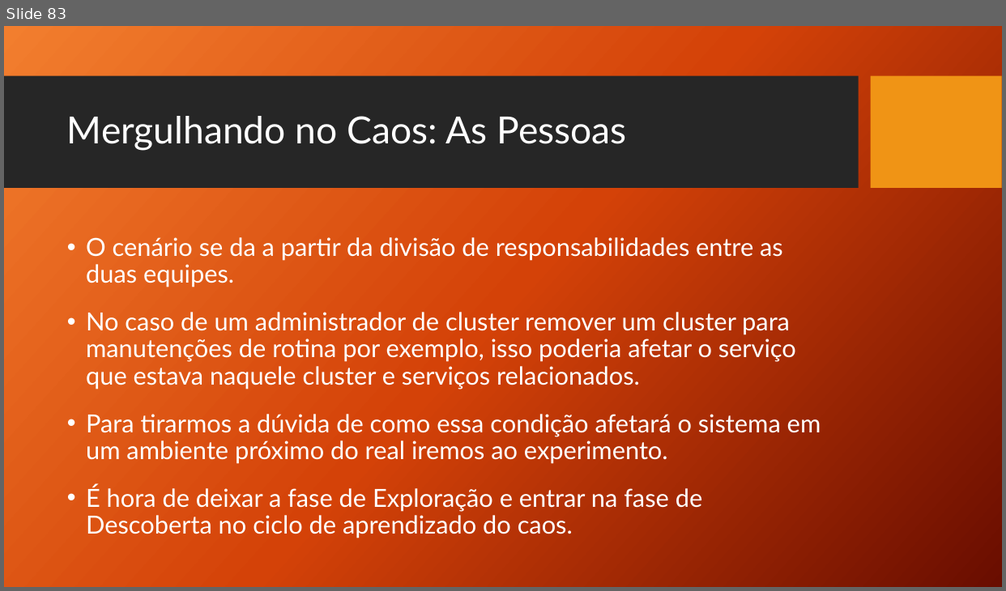
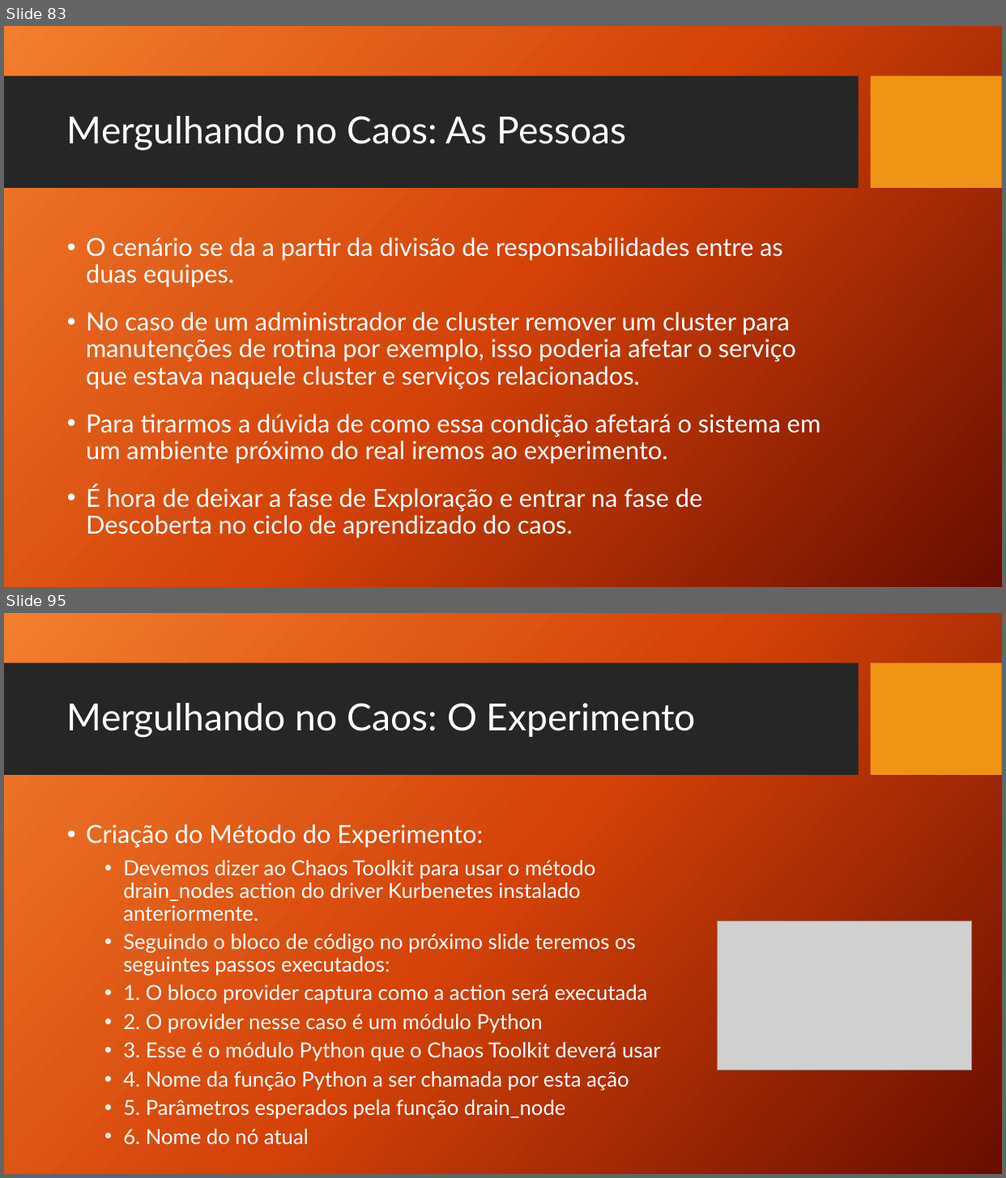
Before and after one commit to TCC-Chaos-Engineering/docs-chaos-engineering, a slide deck: docs/Chaos Engineering - Das Hipoteses aos Testes.pptx. Shown one above the other, each under a label of ours: slide 83 before the commit, slides 83 and 95 after it; the slides between them are not shown. The pictures are 1006x591 and 1006x1178 pixels, drawn with LibreOffice and Linux fonts; fonts in the diff are those of the drawing; grey boxes stand for pictures; background and template pictures are left out. Boxes give left, top, right and bottom in pixels: in the first picture for what was removed or moved away, otherwise in the second. Text is boxed around its words. In the diff, an @@ line names an element or a change of style, - is before the commit and + after.

Commit message:
Experimentos com Kurbenetes e Rollbacks

```diff
--- a/docs/Chaos Engineering - Das Hipoteses aos Testes.pptx
+++ b/docs/Chaos Engineering - Das Hipoteses aos Testes.pptx
@@ slide 95 added at (x1=4, y1=613, x2=1002, y2=1174), background picture (left out); not listed: 2 template elements that a slide beside it also shows @@
@@ title added at (x1=67, y1=703, x2=696, y2=738), 36 pt, text #FFFFFF @@
+Mergulhando no Caos: O Experimento
@@ text added at (x1=86, y1=824, x2=661, y2=1119), 20 pt, text #FFFFFF @@
+• Criação do Método do Experimento:
+  • Devemos dizer ao Chaos Toolkit para usar o método drain_nodes action do driver Kurbenetes instalado anteriormente.
+  • Seguindo o bloco de código no próximo slide teremos os seguintes passos executados:
+  • 1. O bloco provider captura como a action será executada
+  • 2. O provider nesse caso é um módulo Python
+  • 3. Esse é o módulo Python que o Chaos Toolkit deverá usar
+  • 4. Nome da função Python a ser chamada por esta ação
+  • 5. Parâmetros esperados pela função drain_node
+  • 6. Nome do nó atual
@@ picture added at (x1=718, y1=922, x2=973, y2=1071) @@
```
Also in this commit, not shown: 15 slides changed, 2 other slides added, 3 slides removed.
